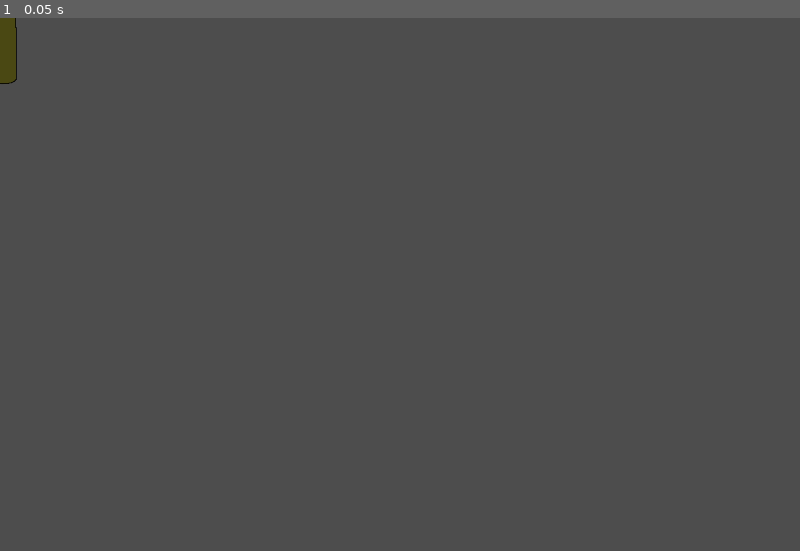
Above: before the commit, frame 1.
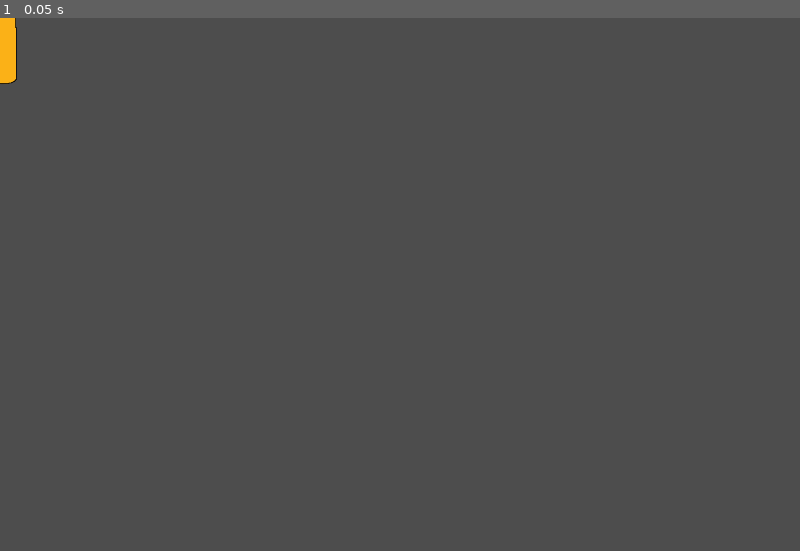
Above: after the commit, the same moment.

Repository: RomanWendlinger/the-legend-of-beef
Game: Godot game, scene res://gui_elements/beer_bottle.tscn
Same seed, same stepped clock (60 frames per second), same inputs: the game is played once before the commit and once after it. This scene is started directly instead of the project's main scene.
Inputs:
- Up to frame 1 (0.05 s): no input

The runs differ from the first frame. In frame 1, 0.2% of the frame differs, in the area x 0-2%, y 0-13%.

Commit message:
added white beer texture for easier color tinting

Diff:
--- a/gui_elements/beer_bottle.tscn
+++ b/gui_elements/beer_bottle.tscn
@@ -1,13 +1,13 @@
-[gd_scene load_steps=4 format=3 uid="uid://cmb7unmimmacc"]
+[gd_scene load_steps=5 format=3 uid="uid://cmb7unmimmacc"]
 
 [ext_resource type="Texture2D" uid="uid://0m1ms7uppkaf" path="res://assets/bottles/beer/beer_background.png" id="1_k76ck"]
 [ext_resource type="Texture2D" uid="uid://m4102s6jvxf1" path="res://assets/bottles/beer/beer_outline.png" id="2_l4r11"]
 [ext_resource type="Theme" uid="uid://bdphv6f7bl5o1" path="res://theme/theme.tres" id="3_xvtpo"]
+[ext_resource type="Texture2D" uid="uid://c833uuewdbt7o" path="res://assets/bottles/beer/beer_foreground_white.png" id="4_3g2vt"]
 
 [node name="BeerBottle" type="Node2D"]
 
 [node name="BeerBackground" type="Sprite2D" parent="."]
-modulate = Color(1, 1, 1, 0.611)
 texture = ExtResource("1_k76ck")
 
 [node name="BeerOutline" type="Sprite2D" parent="."]
@@ -21,7 +21,8 @@
 grow_vertical = 2
 theme = ExtResource("3_xvtpo")
 theme_type_variation = &"beer"
-value = 80.0
+max_value = 120.0
+value = 100.0
 fill_mode = 3
-texture_progress = ExtResource("1_k76ck")
-tint_progress = Color(1, 0.837126, 0.260606, 1)
+texture_progress = ExtResource("4_3g2vt")
+tint_progress = Color(0.984314, 0.694118, 0.0901961, 1)
Binary file added: assets/bottles/beer/beer_foreground_white.png
Not shown, added: assets/bottles/beer/beer_foreground_white.png.import
